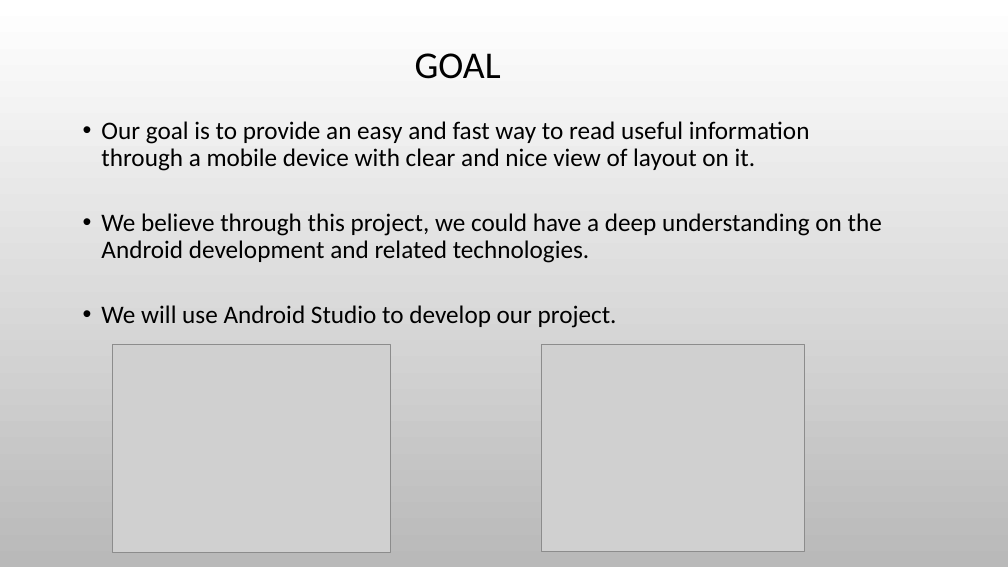
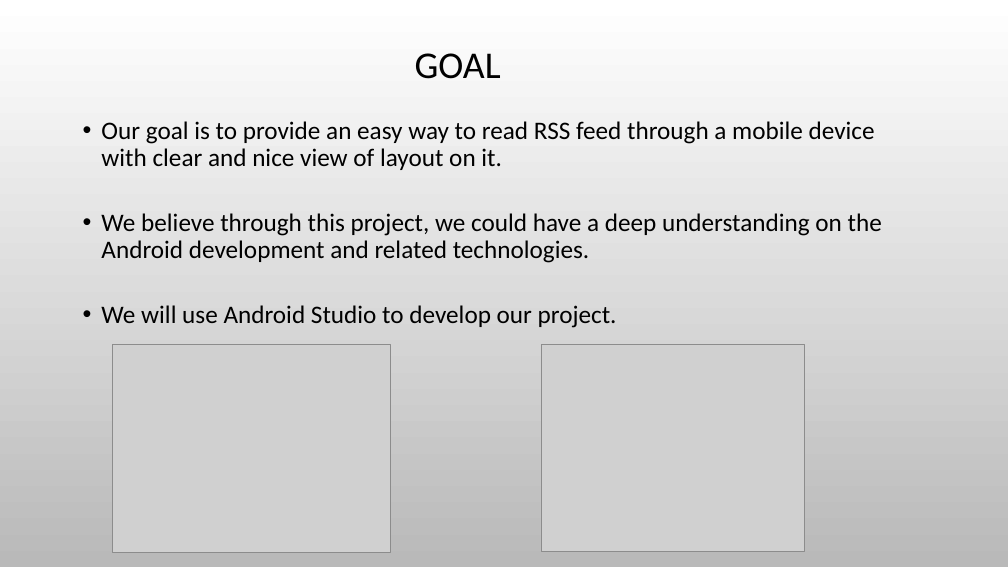
Before and after one commit to paceuniversity/CS6392015team5, a slide deck: slide 5 of ProjectCS639.pptx. Drawn at 1008x567 pixels with LibreOffice and Linux fonts; fonts in the diff are those of the drawing; grey boxes stand for pictures; background and template pictures are left out. Boxes give left, top, right and bottom in pixels: in the first picture for what was removed or moved away, otherwise in the second. Text is boxed around its words. In the diff, an @@ line names an element or a change of style, - is before the commit and + after.

Commit message:
fixed typo in slides 1-5

```diff
--- a/ProjectCS639.pptx
+++ b/ProjectCS639.pptx
@@ text at [101, 121, 875, 170]: text changed @@
-  • Our goal is to provide an easy and fast way to read useful information through a mobile device with clear and nice view of layout on it.
+  • Our goal is to provide an easy way to read RSS feed through a mobile device with clear and nice view of layout on it.
```
